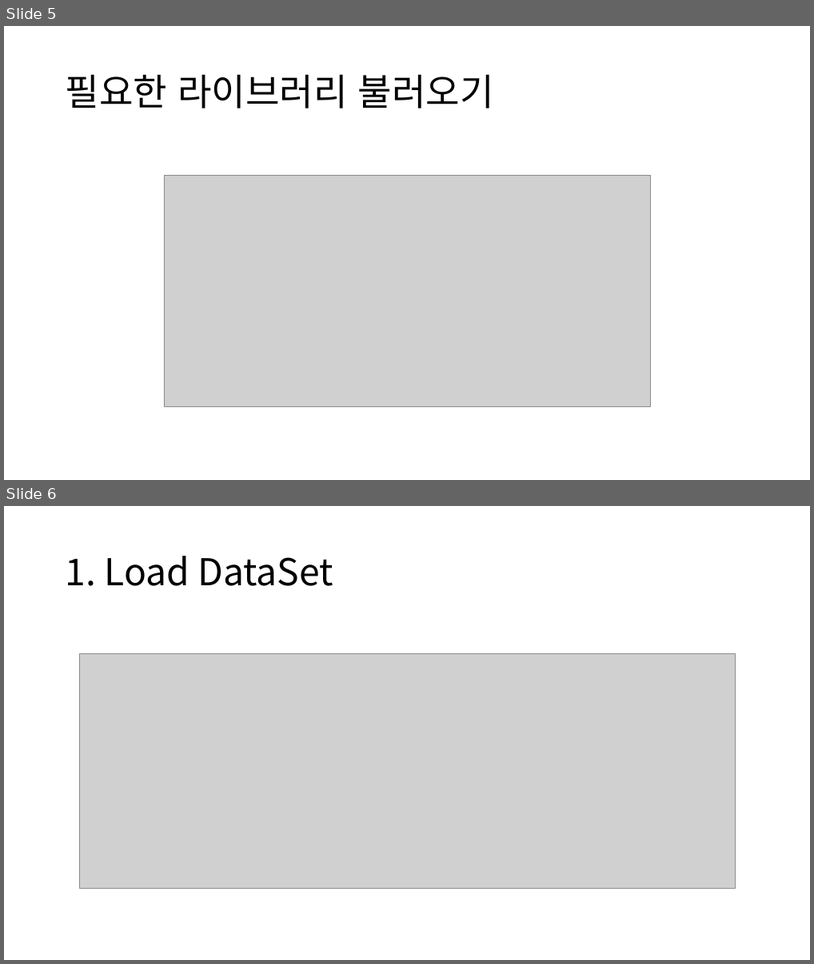
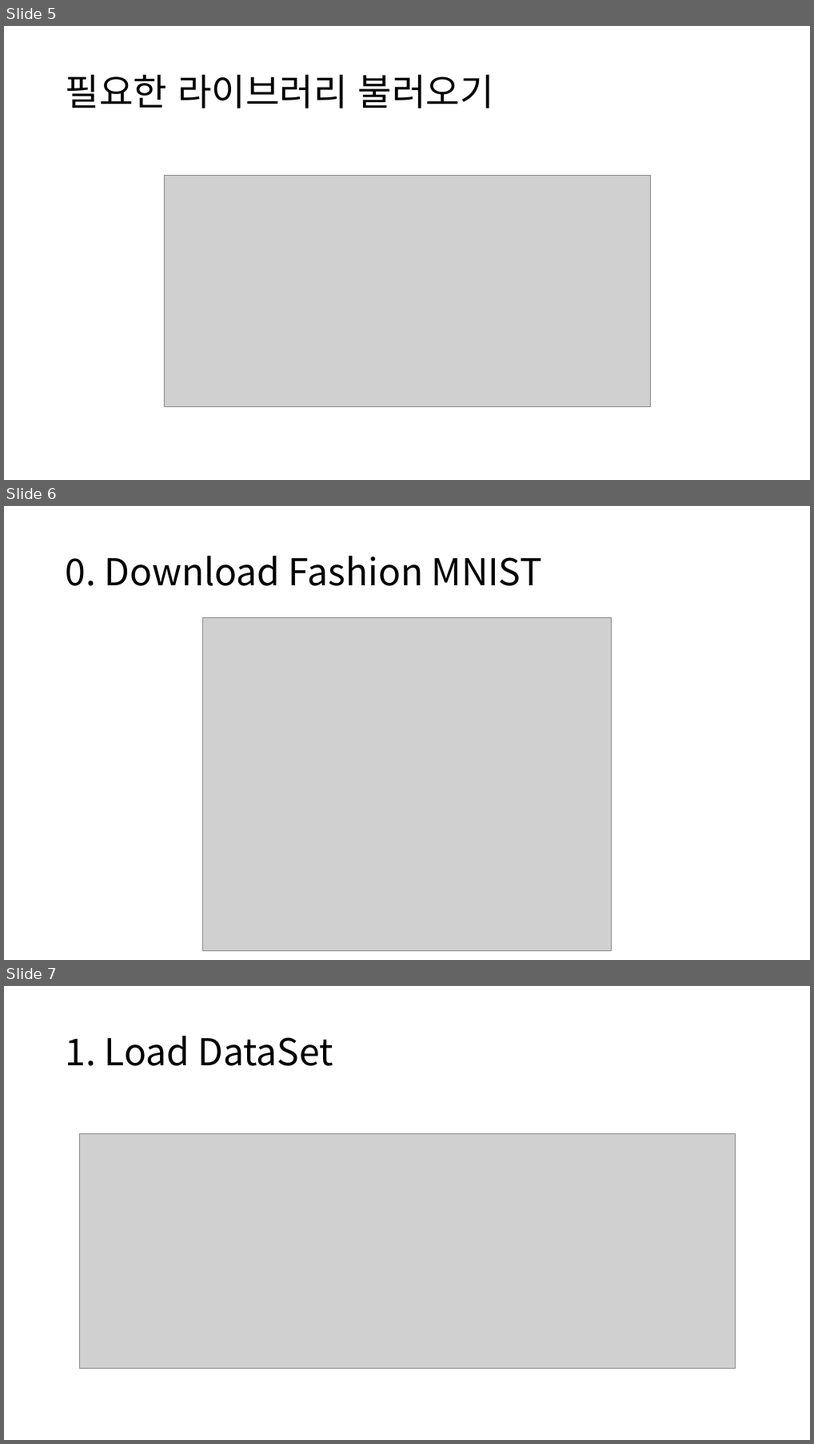
Before and after one commit to CSB-Songdo-International-Portfolio/2025-1_MLDL_course, a slide deck: AI 실전 2주차 - pytorch.pptx. Shown one above the other, each under a label of ours: slides 5 and 6 before the commit, slides 5, 6 and 7 after it. The pictures are 814x964 and 814x1444 pixels, drawn with LibreOffice and Linux fonts; fonts in the diff are those of the drawing; grey boxes stand for pictures. Boxes give left, top, right and bottom in pixels: in the first picture for what was removed or moved away, otherwise in the second. Text is boxed around its words. In the diff, an @@ line names an element or a change of style, - is before the commit and + after.

```diff
--- a/AI 실전 2주차 - pytorch.pptx
+++ b/AI 실전 2주차 - pytorch.pptx
@@ slide 6 added at (x1=4, y1=506, x2=810, y2=960), background #FFFFFF @@
@@ title added at (x1=66, y1=556, x2=543, y2=586), 44 pt, text #000000 @@
+0. Download Fashion MNIST
@@ picture added at (x1=203, y1=618, x2=612, y2=951) @@
@@ what was slide 6 is now slide 7 @@
```
Also in this commit, not shown: 1 slide changed, 1 other file.
